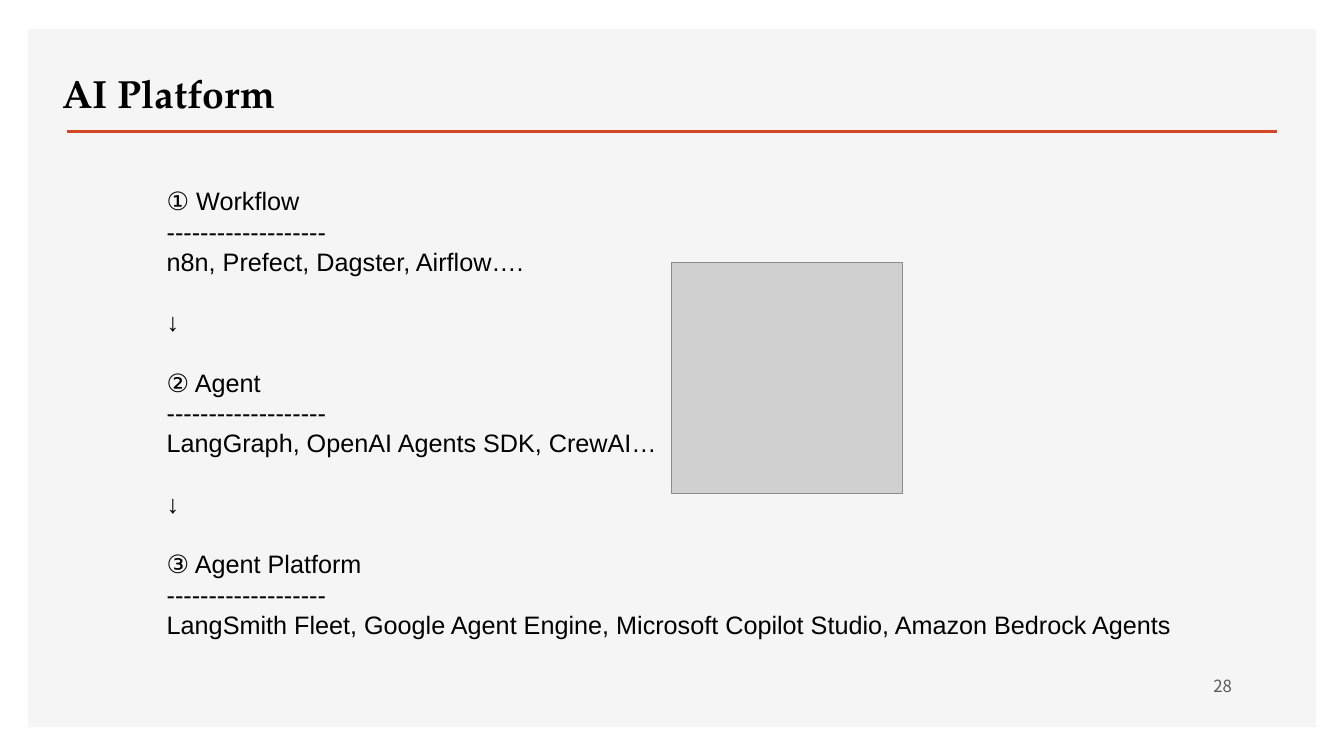
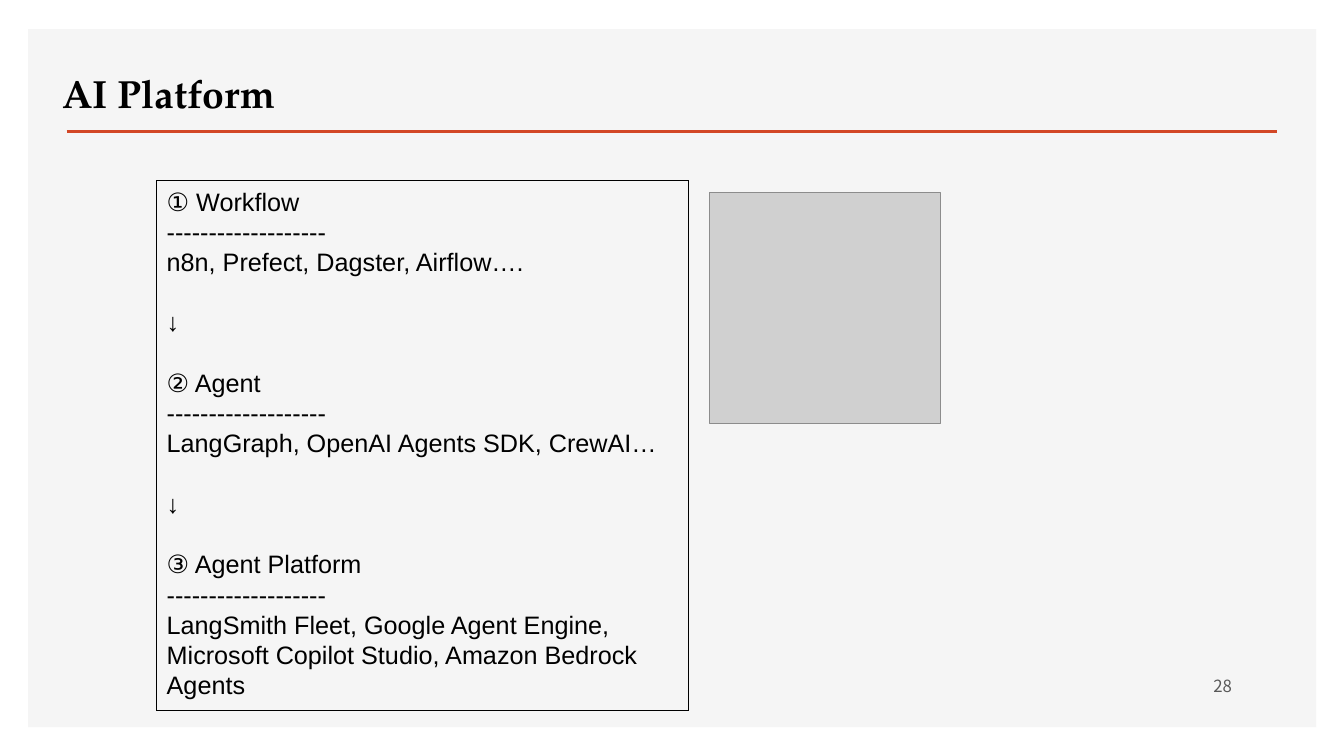
Before and after one commit to ancestor9/2026_Fall_AI-Workflow, a slide deck: slide 28 of PPTs/01_What is AI Workflow.pptx. Drawn at 1344x756 pixels with LibreOffice and Linux fonts; fonts in the diff are those of the drawing; grey boxes stand for pictures; background and template pictures are left out. Boxes give left, top, right and bottom in pixels: in the first picture for what was removed or moved away, otherwise in the second. Text is boxed around its words. In the diff, an @@ line names an element or a change of style, - is before the commit and + after.

```diff
--- a/PPTs/01_What is AI Workflow.pptx
+++ b/PPTs/01_What is AI Workflow.pptx
@@ rectangle "① Workflow": place and size @@
-rectangle "① Workflow" at bbox=[167, 191, 1170, 640]
+rectangle "① Workflow" at bbox=[157, 180, 689, 710]
@@ rectangle "① Workflow" at bbox=[157, 180, 689, 710]: outline none to #000000 0.75 pt @@
@@ picture: place and size @@
-picture at bbox=[673, 263, 903, 494]
+picture at bbox=[710, 193, 941, 423]
```
Also in this commit, not shown: 3 other slides changed, 4 slides removed.
